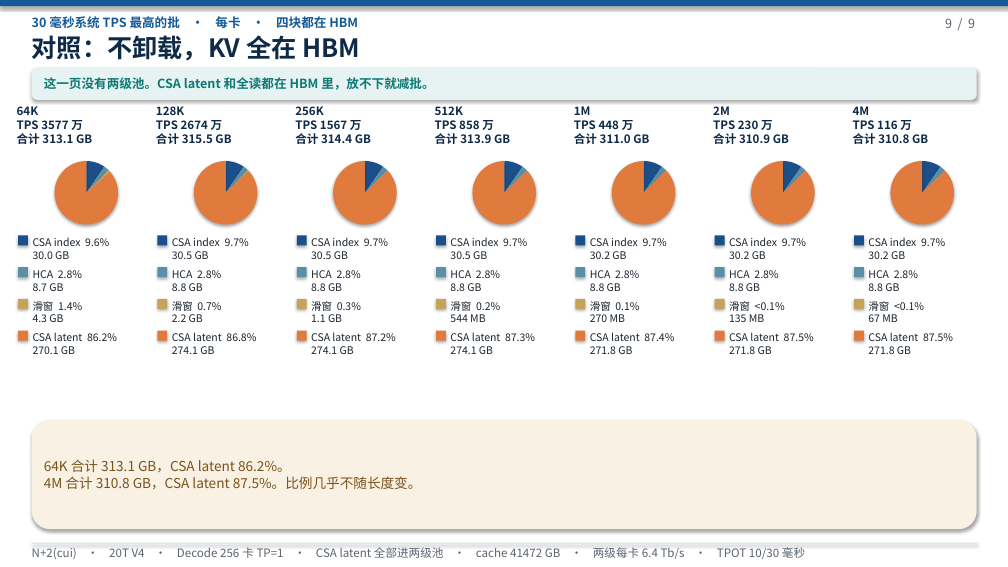
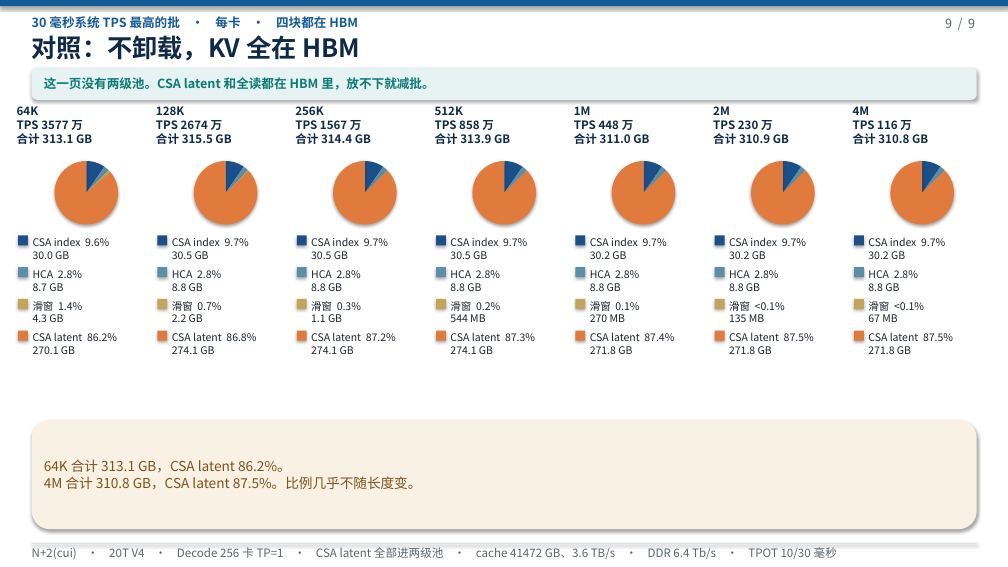
Before and after one commit to 69515164-rgb/UCL-MPComm, a slide deck: slide 9 of docs/N+2(cui)-20T-V4-两级池放CSA LATENT-590A.pptx. Drawn at 1008x567 pixels with LibreOffice and Linux fonts; fonts in the diff are those of the drawing. Boxes give left, top, right and bottom in pixels: in the first picture for what was removed or moved away, otherwise in the second. Text is boxed around its words. In the diff, an @@ line names an element or a change of style, - is before the commit and + after.

```diff
--- a/docs/N+2(cui)-20T-V4-两级池放CSA LATENT-590A.pptx
+++ b/docs/N+2(cui)-20T-V4-两级池放CSA LATENT-590A.pptx
@@ text at [32,547,837,559]: text changed @@
-N+2(cui) · 20T V4 · Decode 256 卡 TP=1 · CSA latent 全部进两级池 · cache 41472 GB · 两级每卡 6.4 Tb/s · TPOT 10/30 毫秒
+N+2(cui) · 20T V4 · Decode 256 卡 TP=1 · CSA latent 全部进两级池 · cache 41472 GB、3.6 TB/s · DDR 6.4 Tb/s · TPOT 10/30 毫秒
```
Also in this commit, not shown: 8 other slides changed, 1 other file.
